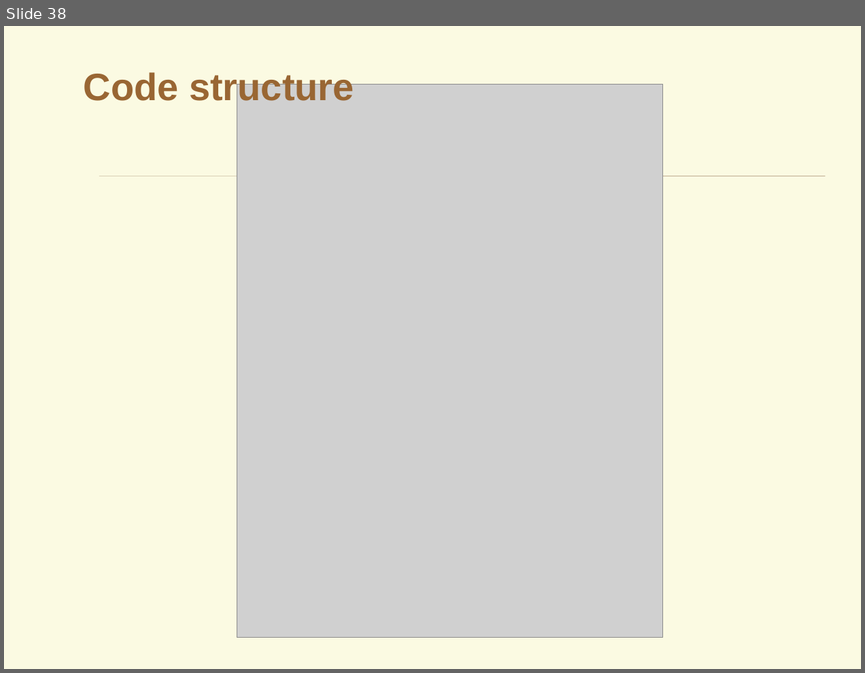
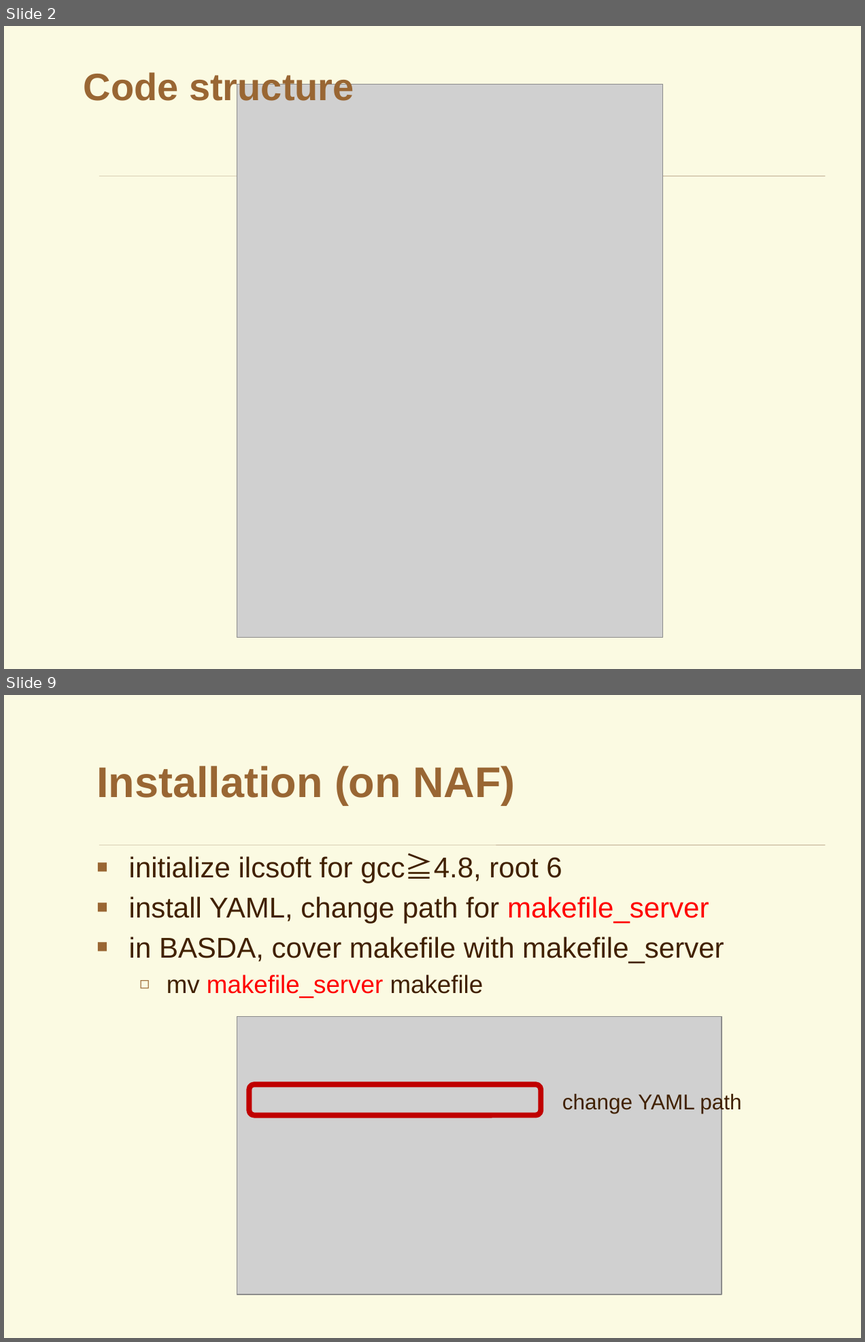
Before and after one commit to YancyW/BASDA, a slide deck: doc/BASDA_Introduction.pptx. Shown one above the other, each under a label of ours: slide 38 before the commit, slides 2 and 9 after it; the slides between them are not shown. The pictures are 865x673 and 865x1342 pixels, drawn with LibreOffice and Linux fonts; fonts in the diff are those of the drawing; grey boxes stand for pictures; background and template pictures are left out. Boxes give left, top, right and bottom in pixels: in the first picture for what was removed or moved away, otherwise in the second. Text is boxed around its words. In the diff, an @@ line names an element or a change of style, - is before the commit and + after.

```diff
--- a/doc/BASDA_Introduction.pptx
+++ b/doc/BASDA_Introduction.pptx
@@ slide 9 added at [4,695,861,1338], background picture (left out); not listed: 1 template element that a slide beside it also shows @@
@@ title added at [96,766,515,805], 36 pt, text #996633, bold @@
+Installation (on NAF)
@@ text added at [129,855,723,998], 24 pt, text #402000 @@
+■ initialize ilcsoft for gcc≧4.8, root 6
+■ install YAML, change path for makefile_server
+■ in BASDA, cover makefile with makefile_server
+  ◻ mv makefile_server makefile
@@ picture added at [237,1016,722,1294] @@
@@ rounded rectangle added at [249,1084,541,1115], outline #C00000 4.5 pt @@
@@ text added at [562,1092,741,1113], 18 pt, text #402000 @@
+change YAML path
@@ what was slide 38 is now slide 2 @@
```
Also in this commit, not shown: 7 slides changed, 8 other slides added, 1 slide removed, 28 other files.
